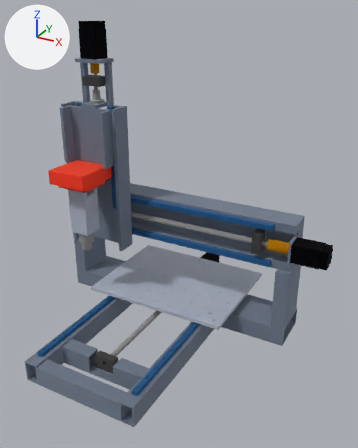
An edit to the glTF model cad/standard/glb/standard_home.glb, drawn before and after from the same camera.
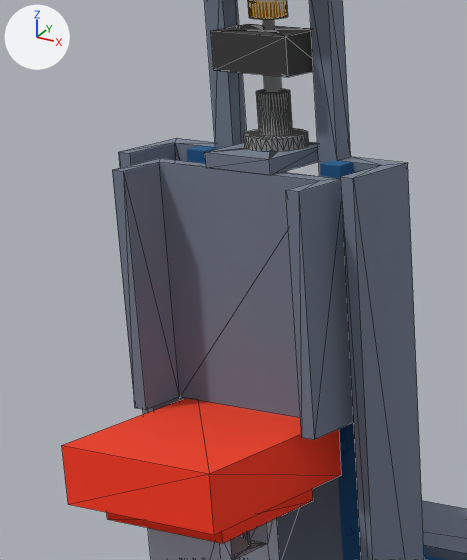
Old and new are each drawn whole from a camera (50 mm lens) standing at (914.0, -1073.0, 852.0) and looking at (308.0, 29.0, 301.0) and again close up on the part from 10% to 39% of the width and 15% to 44% of the height. The lights are fixed; the arrows at upper left show +X, +Y and +Z. The last two pictures show the newer version. The close-ups show mesh edges as thin lines. Where no turn or scale is listed for an object, it has been applied to the vertices. Vertices at exactly the same position are counted once.

In view in the first close-up: 'beam', 'head_mount', 'head_receiver', 'tooldock_master', 'x_carriage', 'z_bk', 'z_coupling', 'z_nut', 'z_nut_tab', 'z_rail_1', 'z_slide' and 4 more.
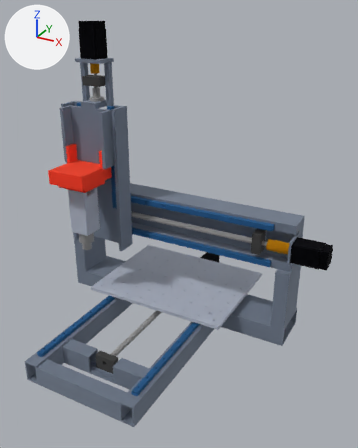
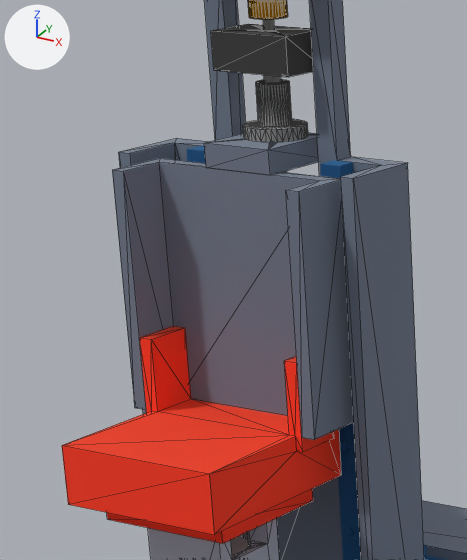
What the commit changed:
me_z_nut_tab is used by ob_z_nut_tab; location (0.0, 0.0, 0.0).
me_z_nut_tab had 80 vertices, 160 faces and spanned x -26.0..26.0, y 53.0..117.0, z 586.0..596.0.
me_z_nut_tab now has 80 vertices, 160 faces and spans x -26.0..26.0, y 53.0..117.0, z 586.0..602.0.
me_z_nut_tab part 1: the whole mesh is scaled about its middle by (1, 1, 1.6), then moved by (0.0, 0.0, 3.0).
me_z_nut is used by ob_z_nut; location (0.0, 0.0, 0.0).
me_z_nut had 216 vertices, 432 faces and spanned x -21.0..21.0, y 74.0..116.0, z 596.0..631.0.
me_z_nut now has 216 vertices, 432 faces and spans x -21.0..21.0, y 74.0..116.0, z 602.0..637.0.
me_z_nut part 2: the whole mesh is moved by (0.0, 0.0, 6.0).
me_tooldock_master is used by ob_tooldock_master; location (0.0, 0.0, 0.0).
me_tooldock_master had 16 vertices, 24 faces and spanned x -60.0..60.0, y -70.0..65.0, z 386.0..426.0.
me_tooldock_master now has 40 vertices, 72 faces and spans x -65.0..65.0, y -70.0..65.0, z 386.0..476.0.
Part 3, on me_tooldock_master:
6 faces are deleted.
14 vertices are added at x -65.0..65.0, y 18.0..53.0, z 416.0..476.0.
10 new vertices lie (0.0, 35.0, 0.0) away from vertices in x -65.0..65.0, y 18.0, z 416.0..476.0.
54 new faces join them.

Location of each change, (x1, y1, x2, y2) in pixels of the close-ups (467 x 560 px):
'tooldock_master', reshaped (52% taller): before (62, 398, 341, 535); after (62, 326, 341, 535)
'z_nut_tab', moved, rescaled (26% taller): before (205, 142, 319, 175); after (204, 133, 319, 175)
'z_nut', moved: before (244, 89, 309, 151); after (243, 80, 308, 142)
